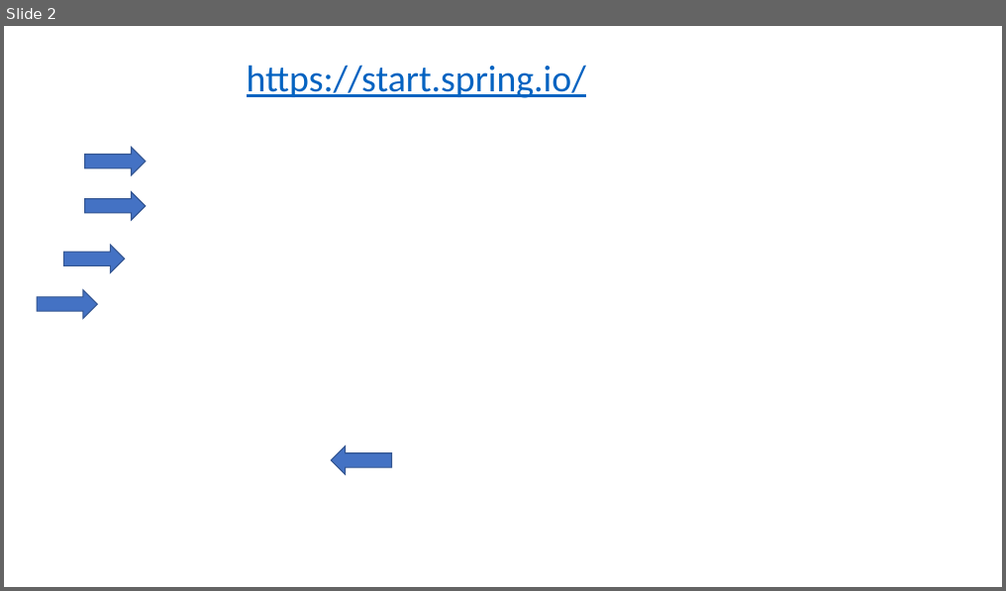
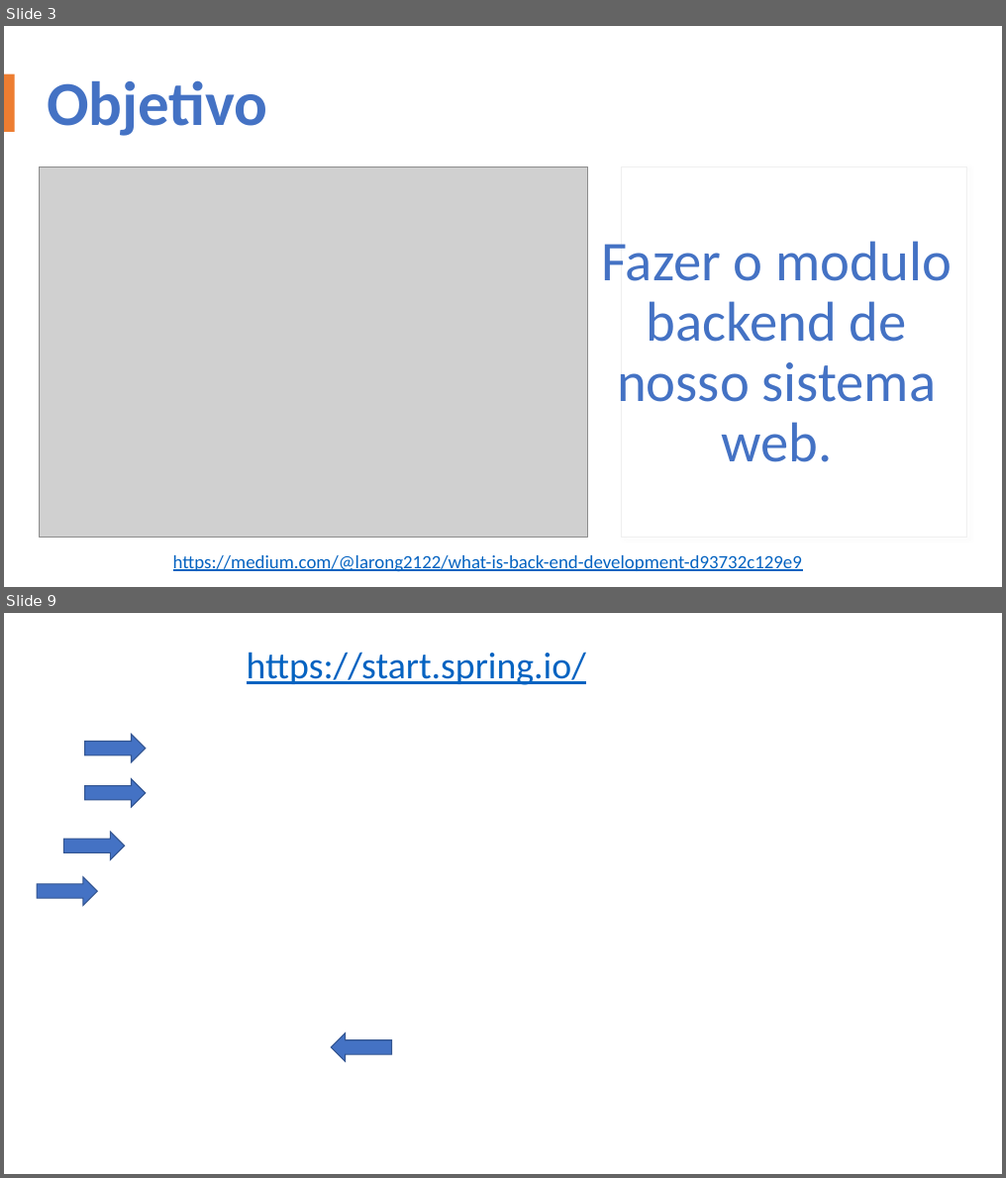
Before and after one commit to duarterafael/web-programming-classroom, a slide deck: classes/Aula2-Backend.pptx. Shown one above the other, each under a label of ours: slide 2 before the commit, slides 3 and 9 after it; the slides between them are not shown. The pictures are 1006x591 and 1006x1178 pixels, drawn with LibreOffice and Linux fonts; fonts in the diff are those of the drawing; grey boxes stand for pictures; background and template pictures are left out. Boxes give left, top, right and bottom in pixels: in the first picture for what was removed or moved away, otherwise in the second. Text is boxed around its words. In the diff, an @@ line names an element or a change of style, - is before the commit and + after.

```diff
--- a/classes/Aula2-Backend.pptx
+++ b/classes/Aula2-Backend.pptx
@@ slide 3 added at bbox=[4, 26, 1002, 587], background #FFFFFF @@
@@ rectangle added at bbox=[4, 74, 15, 132], fill #ED7D31 @@
@@ title added at bbox=[47, 80, 268, 136], 60 pt, text #4472C4, bold @@
+Objetivo
@@ picture added at bbox=[40, 167, 588, 537] @@
@@ rectangle added at bbox=[622, 167, 966, 537], fill #FFFFFF, outline #EFEFEF 0.75 pt @@
@@ text added at bbox=[601, 241, 952, 463], 54 pt, text #4472C4 @@
+Fazer o modulo backend de nosso sistema web.
@@ text added at bbox=[173, 556, 802, 572], 18 pt, text #0563C1, underline @@
+https://medium.com/@larong2122/what-is-back-end-development-d93732c129e9
@@ what was slide 2 is now slide 9 @@
```
Also in this commit, not shown: 1 slide changed, 9 other slides added.
